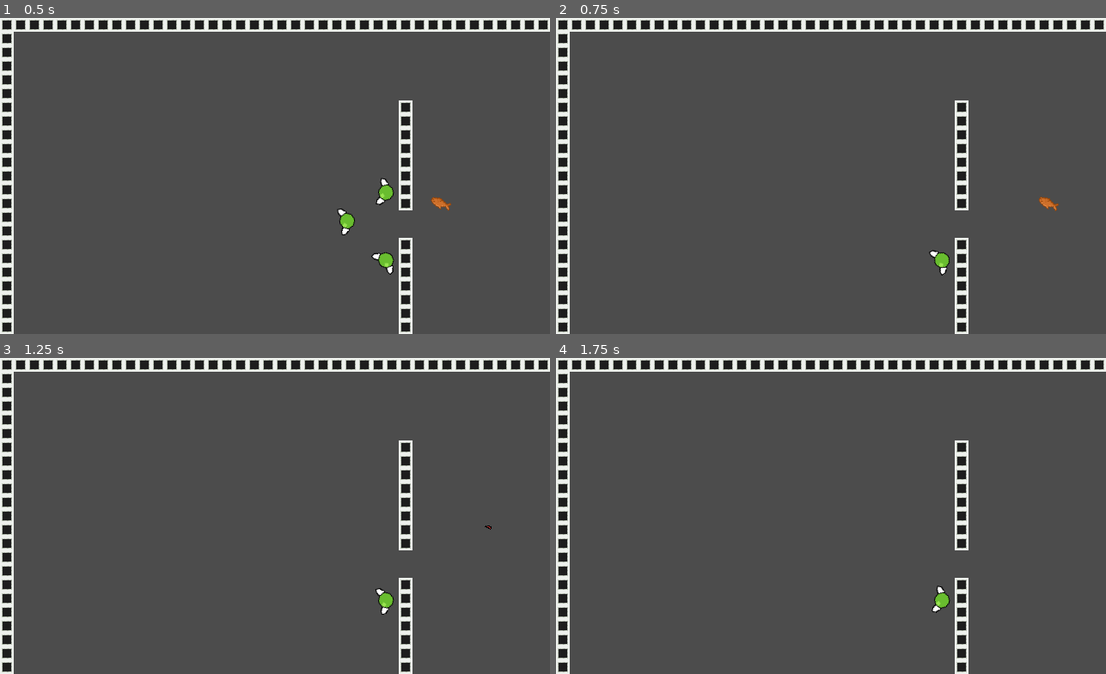
Above: before the commit, frames 1-4 (two rows, left to right).
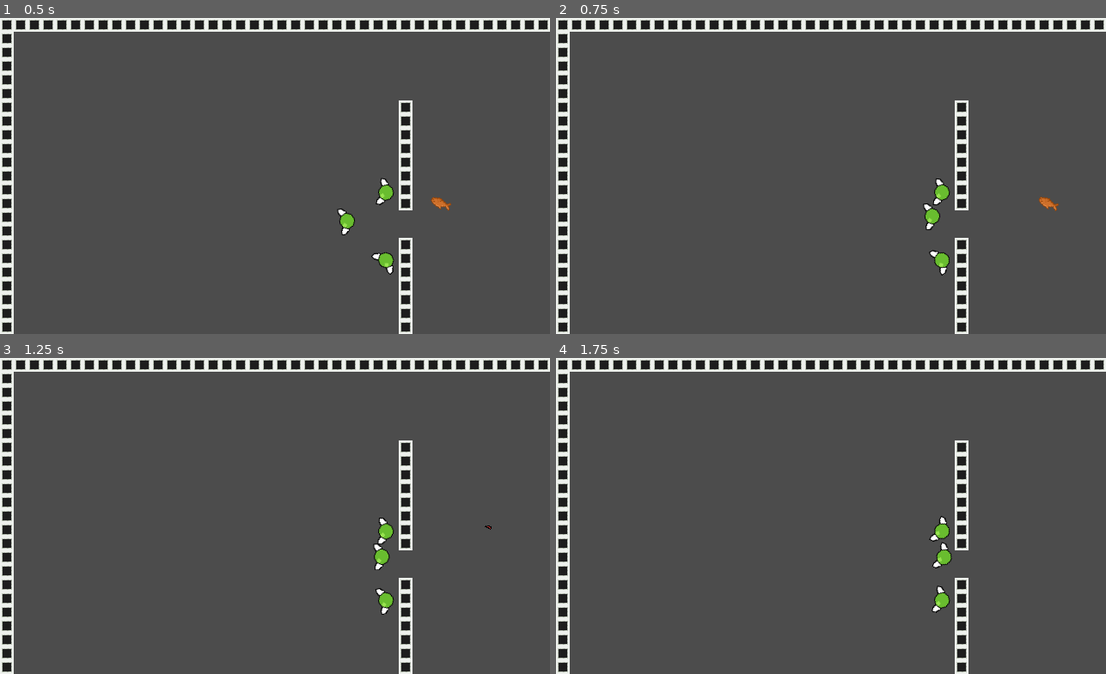
Above: after the commit, the same moments.

Repository: Geminimax/BugJam
Game: Godot game, scene res://Scenes/World.tscn
Same seed, same stepped clock (60 frames per second), same inputs: the game is played once before the commit and once after it.
Inputs (mouse positions are in pixels of both pictures, inside the frame that each line leads up to):
- Up to frame 1 (0.5 s): no input
- Up to frame 2 (0.75 s): move the mouse to (952, 160) at 0.52 s; press the mouse at (952, 160) at 0.53 s; hold D (move_right) from 0.53 s (still down)
- Up to frame 3 (1.25 s): keep holding D (move_right)
- Up to frame 4 (1.75 s): move the mouse to (721, 531) at 1.27 s; release D (move_right) at 1.28 s; release the mouse at (721, 531) at 1.28 s; hold S (move_down) from 1.28 s (still down); click (721, 531) at 1.35 s

Frame 1 is identical in both runs. In frame 2, 0.3% of the frame differs, in the area x 66-72%, y 50-68%; in frame 3, 0.3%; in frame 4, 0.3%.

Commit message:
Fix enemy and projectile collision

Diff:
--- a/Scenes/Enemies/Fly.tscn
+++ b/Scenes/Enemies/Fly.tscn
@@ -24,6 +24,8 @@
 cast_to = Vector2( 50, 0 )
 
 [node name="Area2D" type="Area2D" parent="."]
+collision_layer = 8
+collision_mask = 2
 
 [node name="CollisionShape2D" type="CollisionShape2D" parent="Area2D"]
 shape = SubResource( 1 )
--- a/Scenes/Player.tscn
+++ b/Scenes/Player.tscn
@@ -40,7 +40,7 @@
 
 [node name="Area2D" type="Area2D" parent="Body"]
 collision_layer = 2
-collision_mask = 5
+collision_mask = 13
 
 [node name="CollisionShape2D" type="CollisionShape2D" parent="Body/Area2D"]
 shape = SubResource( 3 )
--- a/Scenes/Projectile.tscn
+++ b/Scenes/Projectile.tscn
@@ -18,6 +18,8 @@
 script = ExtResource( 1 )
 
 [node name="Area2D" type="Area2D" parent="."]
+collision_layer = 0
+collision_mask = 9
 
 [node name="CollisionShape2D" type="CollisionShape2D" parent="Area2D"]
 shape = SubResource( 1 )
--- a/project.godot
+++ b/project.godot
@@ -57,6 +57,7 @@
 
 2d_physics/layer_2="Player"
 2d_physics/layer_3="Door"
+2d_physics/layer_4="Enemy"
 
 [physics]
 
